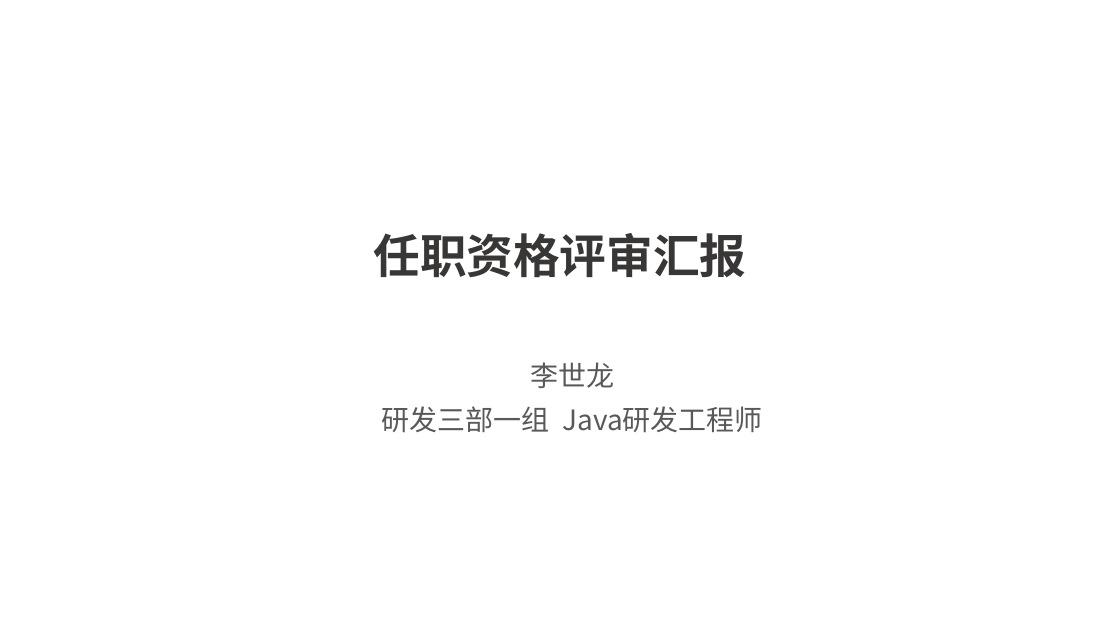
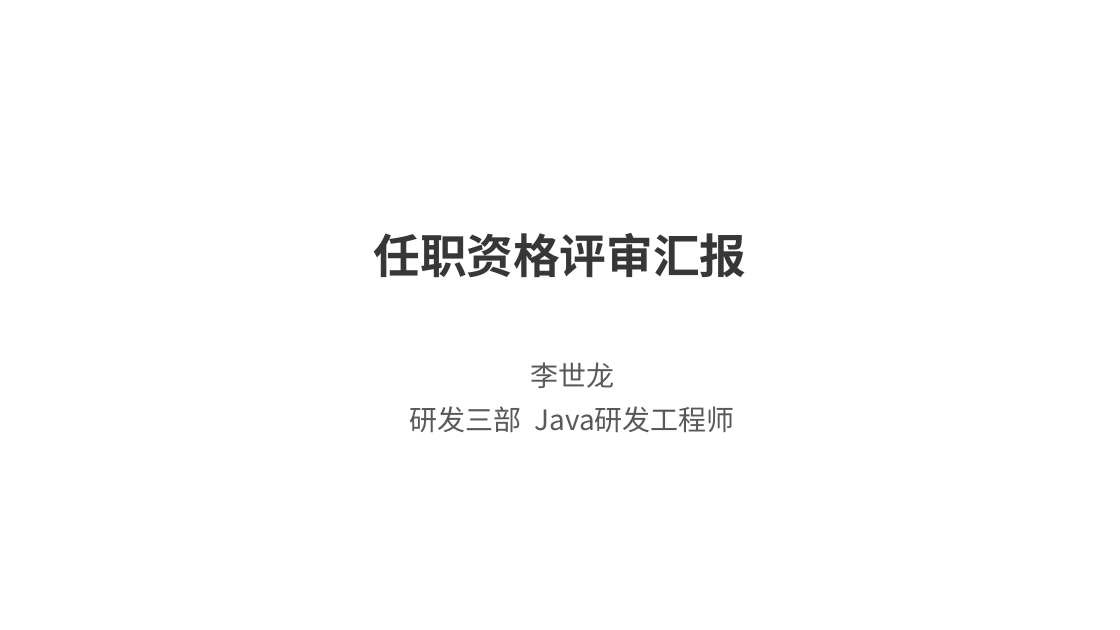
Before and after one commit to YouYouYouYouChe/Documents, a slide deck: slide 1 of 任职资格评审ppt-李世龙.pptx. Drawn at 1120x630 pixels with LibreOffice and Linux fonts; fonts in the diff are those of the drawing; background and template pictures are left out. Boxes give left, top, right and bottom in pixels: in the first picture for what was removed or moved away, otherwise in the second. Text is boxed around its words. In the diff, an @@ line names an element or a change of style, - is before the commit and + after.

```diff
--- a/任职资格评审ppt-李世龙.pptx
+++ b/任职资格评审ppt-李世龙.pptx
@@ text at (x1=410, y1=406, x2=734, y2=432): text changed @@
-研发三部一组 Java研发工程师
+研发三部 Java研发工程师
```
Also in this commit, not shown: 6 other slides changed, 8 slides added, 4 other files.
